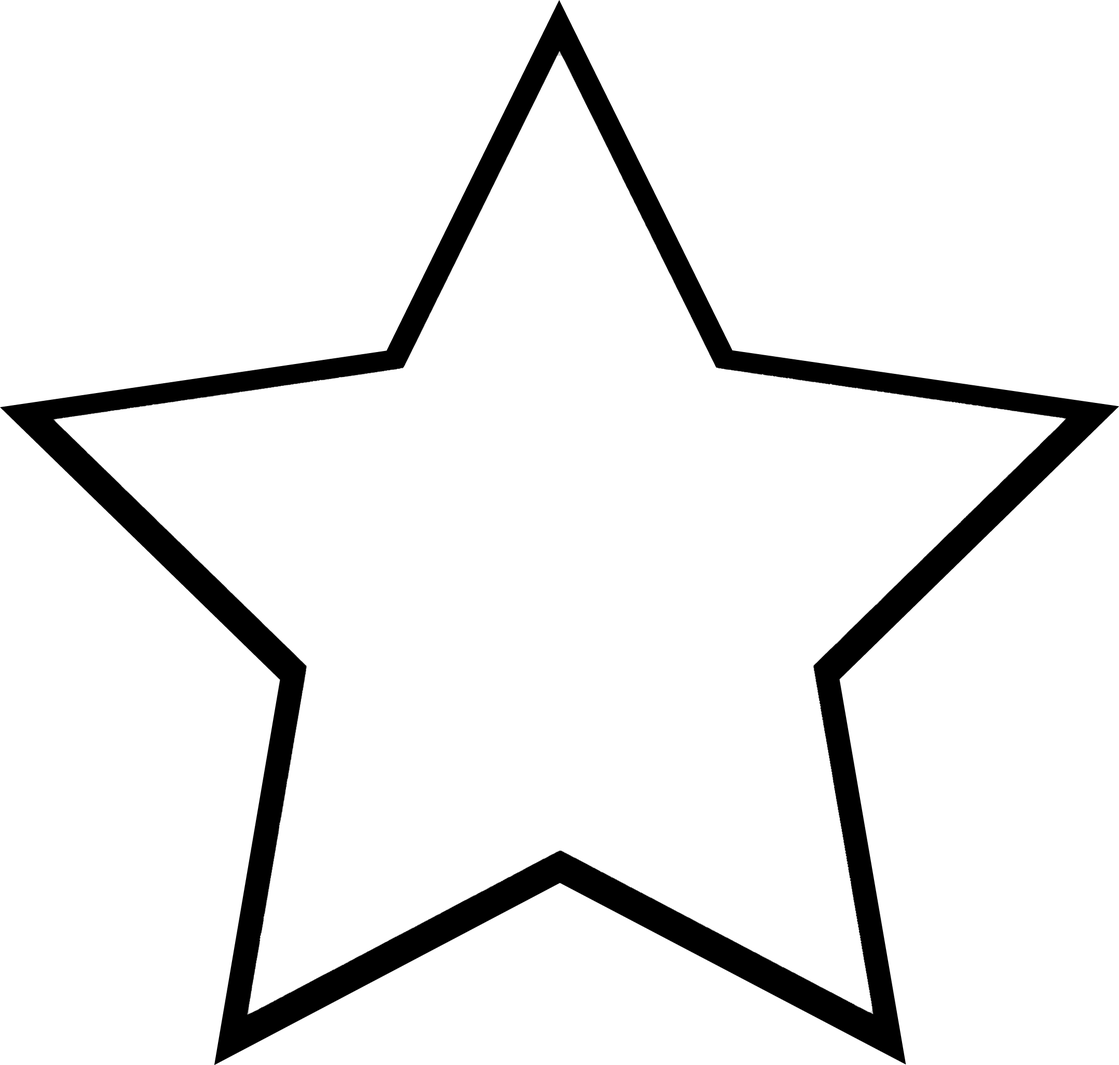
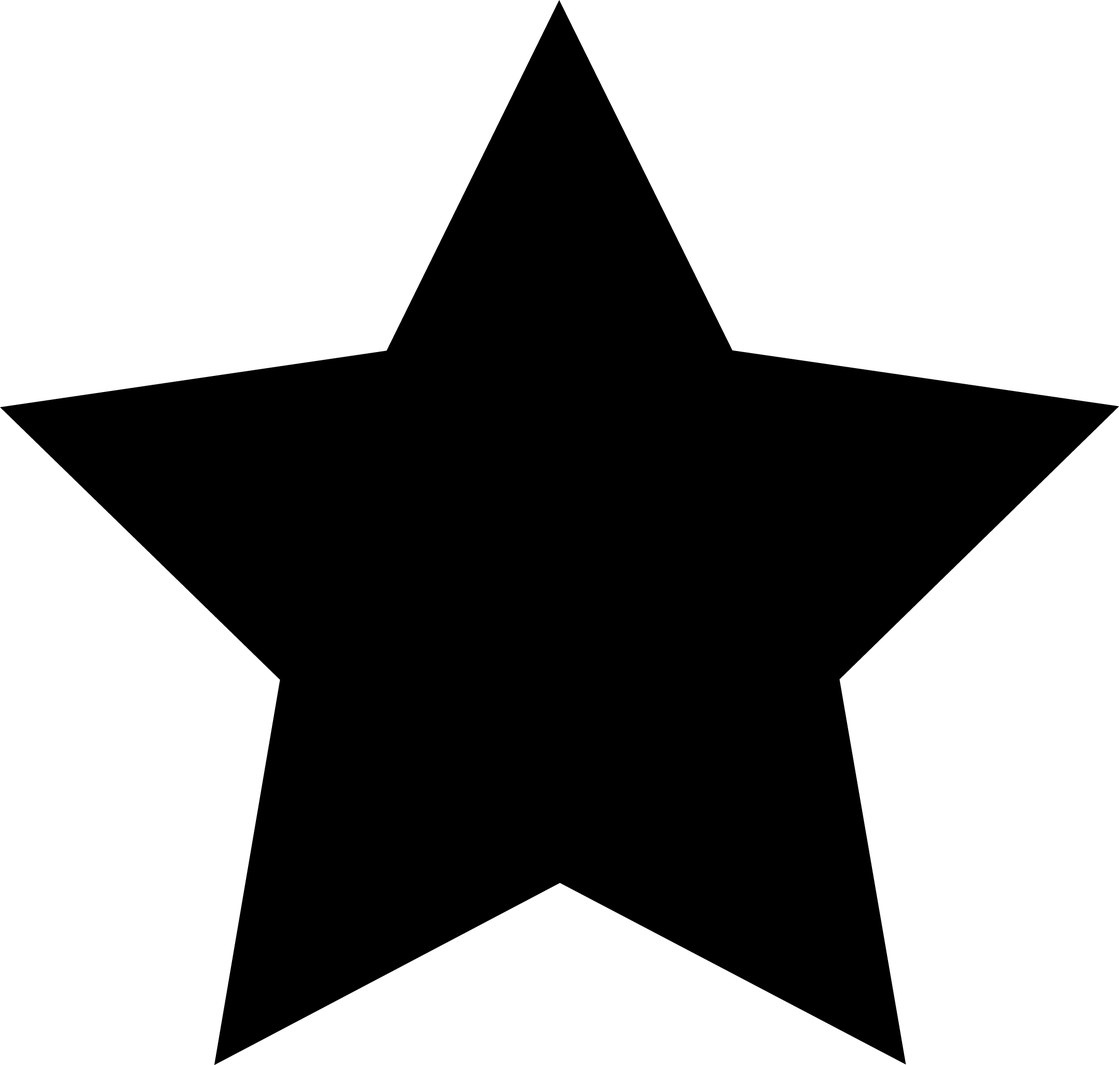
Comparing the layer stacks of the two 1119px x 1065px images. Changes:
renamed "Layer 1 copy" to "blank star", hid it over [53, 50, 1067, 1015]
